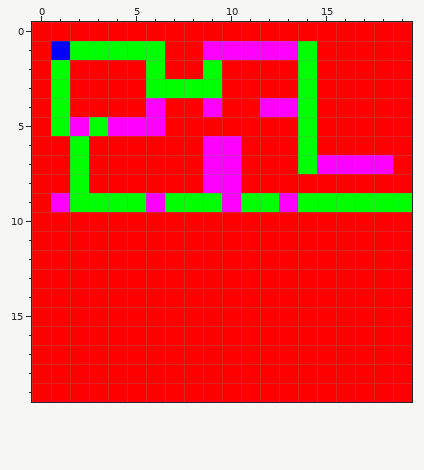
Edited in one commit: pixel-art sprite (gfx/devLevel.png). This is how it looked before the edit.
The file is 20x20 pixels.
After:
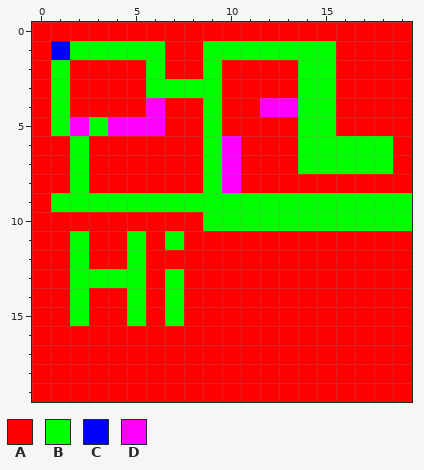
Palette (. is transparent): A #ff0000  B #00ff00  C #0000ff  D #ff00ff
Change:
y 1: x 9..13 DDDDD -> BBBBB; x 15 A -> B
y 2..3: x 15 A -> B
y 4: x 9 D -> B; x 15 A -> B
y 5: x 9 A -> B; x 15 A -> B
y 6: x 9 D -> B; x 15..18 AAAA -> BBBB
y 7: x 9 D -> B; x 15..18 DDDD -> BBBB
y 8: x 9 D -> B
y 9: x 1 D -> B; x 6 D -> B; x 10 D -> B; x 13 D -> B
y 10: x 9..19 AAAAAAAAAAA -> BBBBBBBBBBB
y 11: x 2 A -> B; x 5 A -> B; x 7 A -> B
y 12: x 2 A -> B; x 5 A -> B
y 13: x 2..5 AAAA -> BBBB; x 7 A -> B
y 14..15: x 2 A -> B; x 5 A -> B; x 7 A -> B
Boxes around the changes in both pictures, in picture pixels (x1, y1, x2, y2):
changed: (51, 41, 412, 326)
